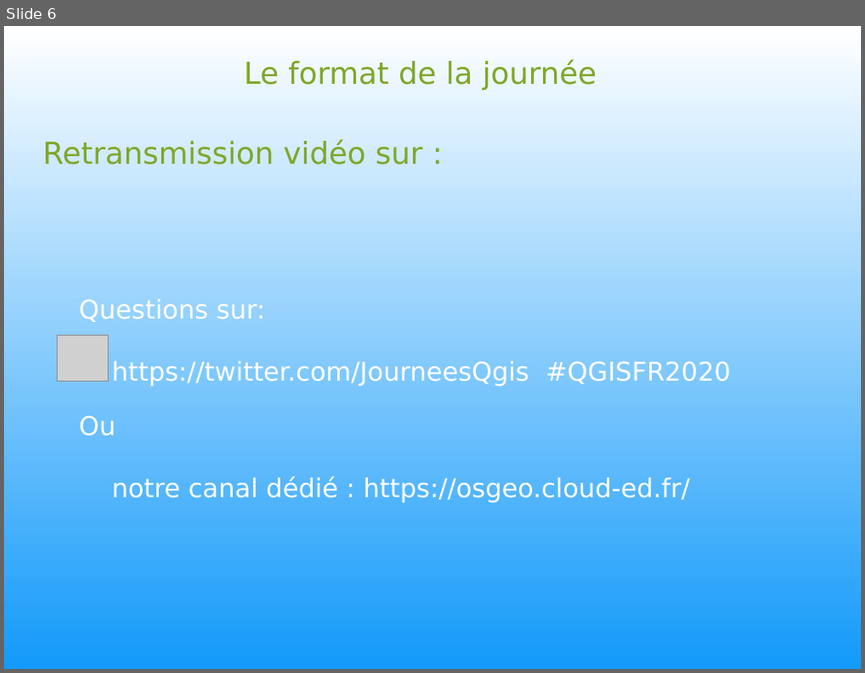
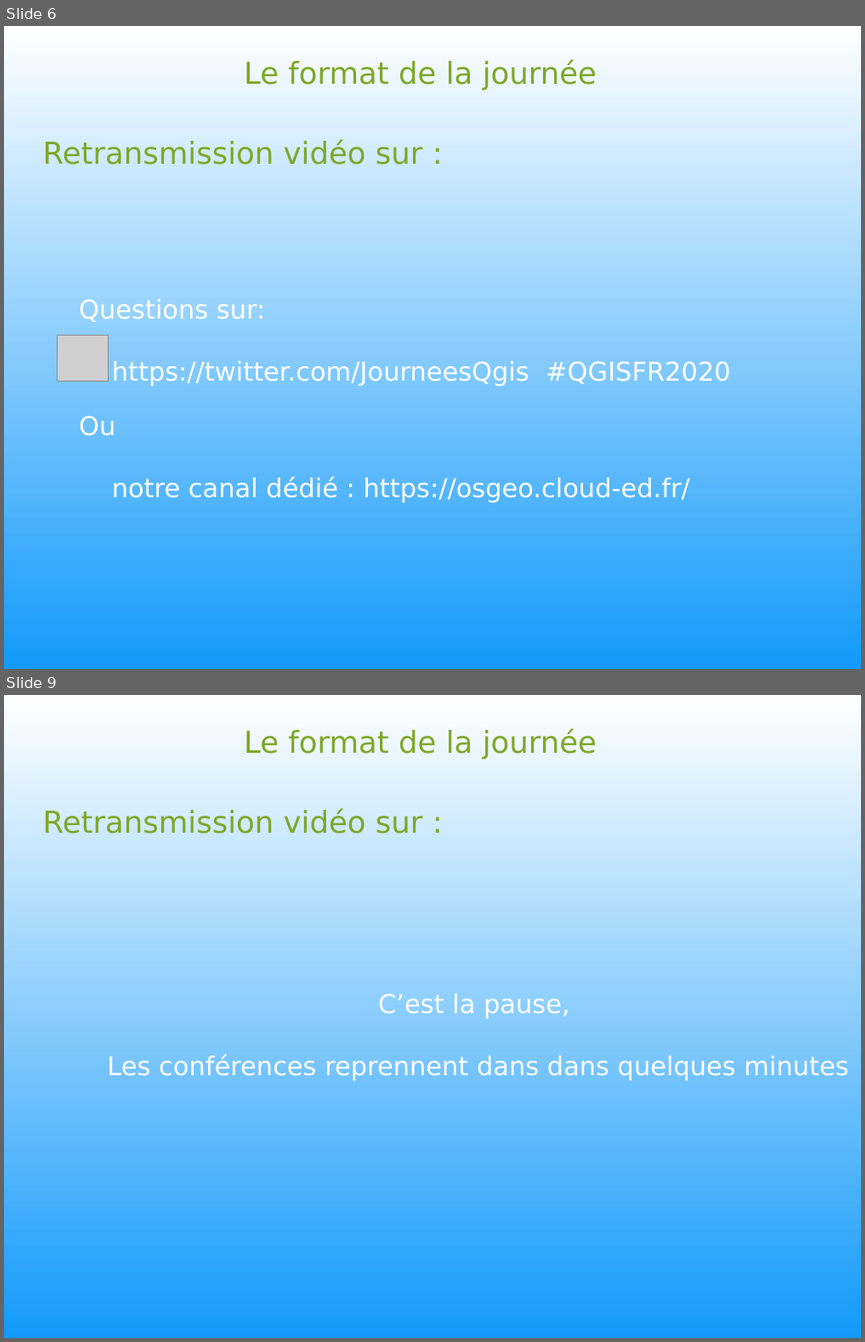
Before and after one commit to OSGeo-fr/QGIS-user-fr, a slide deck: 2020/Conf_QGIS/00_presentation.odp. Shown one above the other, each under a label of ours: slide 6 before the commit, slides 6 and 9 after it; the slides between them are not shown. The pictures are 865x673 and 865x1342 pixels, drawn with LibreOffice and Linux fonts; fonts in the diff are those of the drawing; grey boxes stand for pictures; background and template pictures are left out. Boxes give left, top, right and bottom in pixels: in the first picture for what was removed or moved away, otherwise in the second. Text is boxed around its words. In the diff, an @@ line names an element or a change of style, - is before the commit and + after.

Commit message:
better presentation

```diff
--- a/2020/Conf_QGIS/00_presentation.odp
+++ b/2020/Conf_QGIS/00_presentation.odp
@@ slide 9 added at (4, 695, 861, 1338), background picture (left out) @@
@@ text added at (244, 729, 596, 760), 28 pt, text #7FA728 @@
+Le format de la journée
@@ text added at (43, 808, 423, 834), 28 pt, text #7FA728 @@
+Retransmission vidéo sur :
@@ text added at (107, 993, 848, 1080), 24 pt, text #FFFFFF @@
+C’est la pause,
+Les conférences reprennent dans dans quelques minutes
```
Also in this commit, not shown: 3 other slides added.
